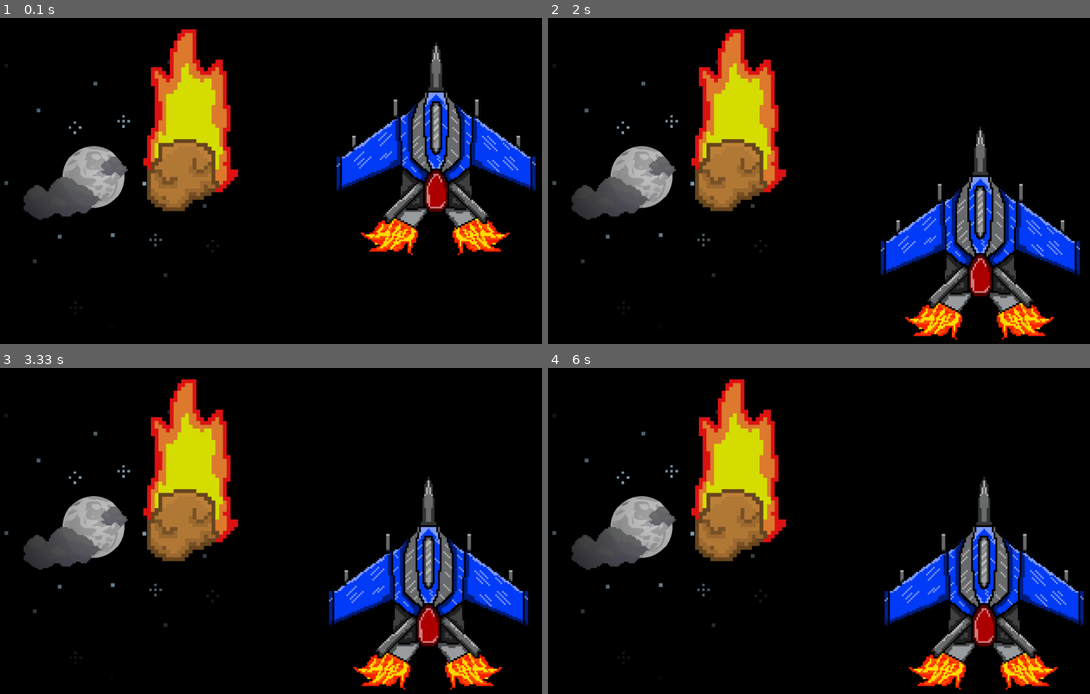
Above: before the commit, frames 1-4 (two rows, left to right).
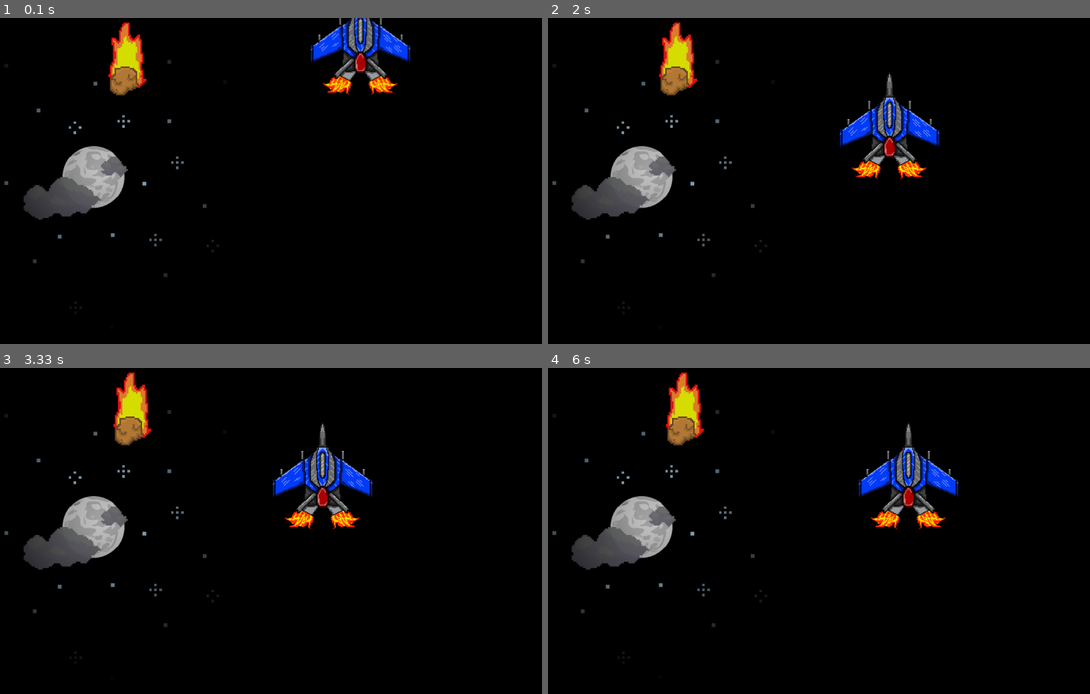
Above: after the commit, the same moments.

Repository: leonardo-walker/PYGAME
Game: pygame game, started from jogo.py
Two runs of this game, one before a commit and one after it. Both use one fixed random seed, a clock stepped at 60 frames per second and the inputs below.
Inputs:
- Up to frame 1 (0.1 s): no input
- Up to frame 2 (2 s): hold Right 0.33-0.8 s; hold Up 0.83-1.13 s; hold Right 1.17-1.63 s; hold Left from 1.67 s (still down)
- Up to frame 3 (3.33 s): release Left at 2.2 s; hold Down 2.23-2.53 s; hold Left 2.57-2.97 s; hold Up from 3 s (still down)
- Up to frame 4 (6 s): release Up at 3.37 s; hold Right 3.4-4.03 s; hold Down 4.07-4.43 s; hold Left 4.47-4.93 s; hold Right 4.97-5.43 s; hold Up 5.47-5.77 s; hold Right from 5.8 s (still down)

The runs differ from the first frame. In frame 1, 19% of the frame differs, in the area x 19-99%, y 0-73%; in frame 2, 19%; in frame 3, 19%; in frame 4, 19%, in the area x 21-99%, y 1-99%.

Commit message:
jogo meia bomba

Diff:
--- a/jogo.py
+++ b/jogo.py
@@ -7,7 +7,7 @@
 display_altura = 900
 
 
-pygameDisplay= pygame.display
+pygameDisplay = pygame.display
 pygameDisplay.set_caption("Comet Space Ship")
 
 gameDisplay = pygame.display.set_mode((display_largura, display_altura))
@@ -21,22 +21,27 @@
 
 background = pygame.image.load("resources/bg.jpg")
 
-def game ():
+
+def game():
     gameplay = True
     movimentoXMeteoro = random.randrange(0, display_altura)
     movimentoYMeteoro = 0
+    velocidade = 1
+    direcao = True
     posicaoXNave = 850
     posicaoYNave = 400
     movimentoXNave = 0
     movimentoYNave = 0
     pontos = 0
     meteoro = pygame.image.load("resources/meteoro.png")
+    meteoro = pygame.transform.scale(meteoro, (208,240))
     nave = pygame.image.load("resources/nave.png")
+    nave = pygame.transform.scale(nave, (397,561.5))
     larguraNave = 794
     alturaNave = 1123
     larguraMissel = 150
     alturaMissel = 52
-    velocidadeNave = 10
+    velocidadeNave = 50
 
     while True:
         for event in gameEvents.get():
@@ -74,10 +79,28 @@
                 gameDisplay.fill(white)
                 gameDisplay.blit(background, (0, 0))
                 gameDisplay.blit(nave, (posicaoXNave, posicaoYNave))
-                gameDisplay.blit(meteoro, (movimentoXMeteoro, movimentoYMeteoro))
+                gameDisplay.blit(
+                    meteoro, (movimentoXMeteoro, movimentoYMeteoro))
+                if direcao == True:
+                    if movimentoXMeteoro <= 800 - 150:
+                        movimentoXMeteoro = movimentoXMeteoro + velocidade
+                    else:
+                        direcao = False
+                        pontos = pontos + 1
+                        movimentoYMeteoro = random.randrange(0, display_altura)
+                        velocidade = velocidade + 1
+                else:
+                    if movimentoXMeteoro >= 0:
+                        movimentoXMeteoro = movimentoXMeteoro - velocidade
+                    else:
+                        direcao = True
+                        pontos += 1
+                        movimentoYMeteoro = random.randrange(0, display_altura)
+                        velocidade = velocidade + 1
 
 
         pygame.display.update()
         clock.tick(60)
 
+
 game()
